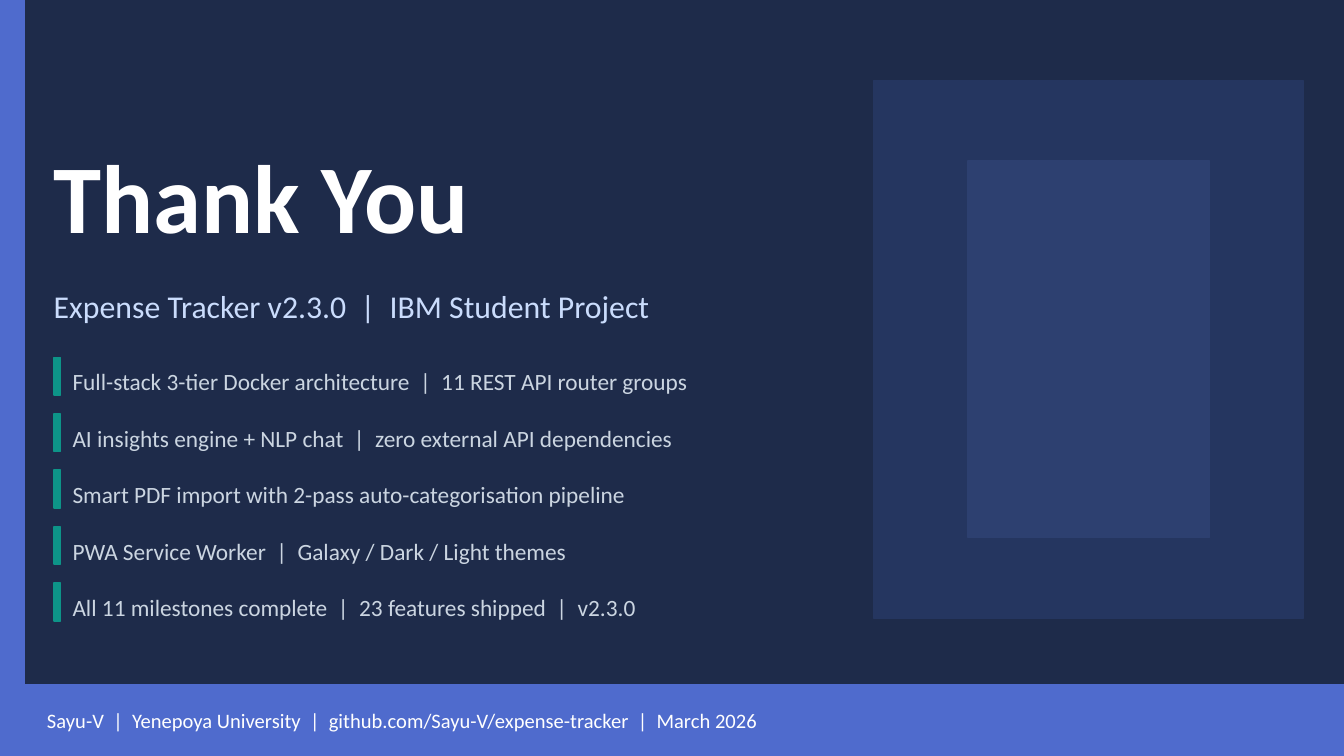
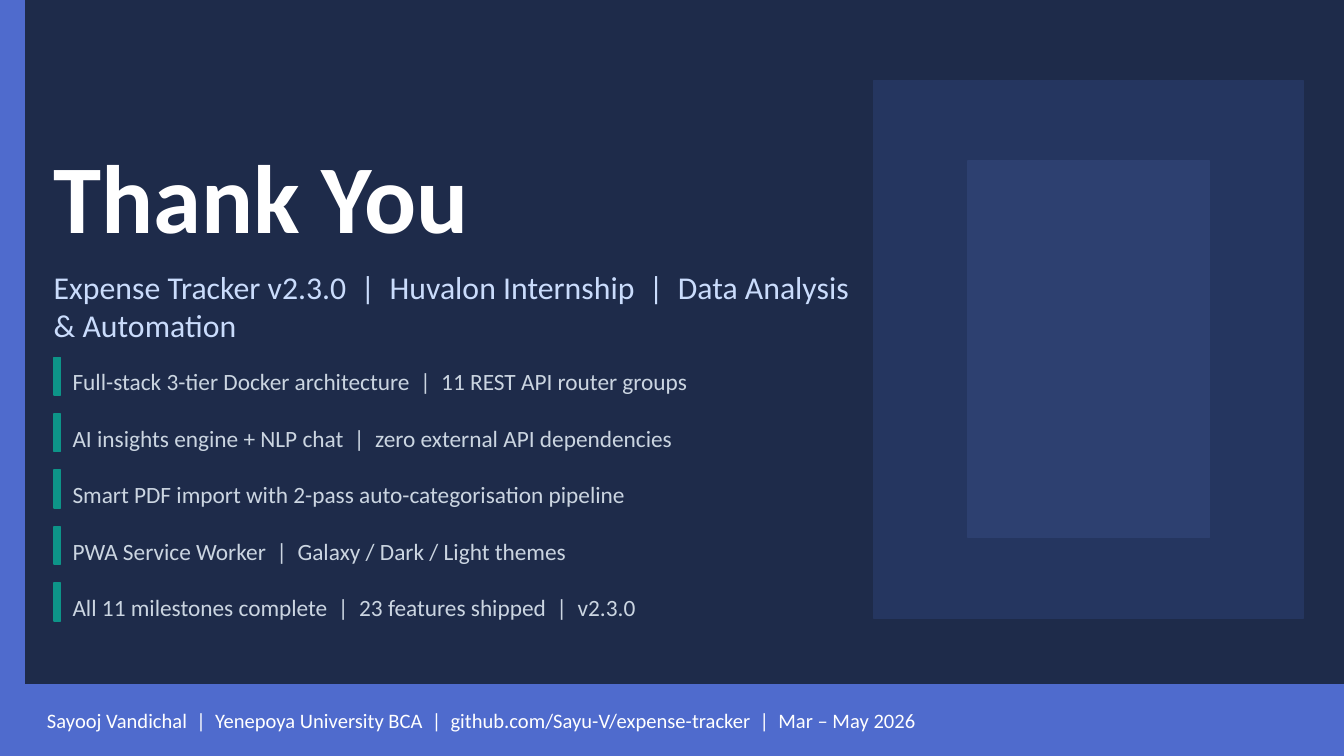
Before and after one commit to Sayu-V/expense-tracker, a slide deck: slide 12 of docs/13_Presentation.pptx. Drawn at 1344x756 pixels with LibreOffice and Linux fonts; fonts in the diff are those of the drawing. Boxes give left, top, right and bottom in pixels: in the first picture for what was removed or moved away, otherwise in the second. Text is boxed around its words. In the diff, an @@ line names an element or a change of style, - is before the commit and + after.

```diff
--- a/docs/13_Presentation.pptx
+++ b/docs/13_Presentation.pptx
@@ text at [54, 277, 849, 337]: text changed @@
-Expense Tracker v2.3.0 | IBM Student Project
+Expense Tracker v2.3.0 | Huvalon Internship | Data Analysis & Automation
@@ text at [47, 713, 916, 732]: text changed @@
-Sayu-V | Yenepoya University | github.com/Sayu-V/expense-tracker | March 2026
+Sayooj Vandichal | Yenepoya University BCA | github.com/Sayu-V/expense-tracker | Mar – May 2026
```
Also in this commit, not shown: 1 other slide changed, 1 other file.
